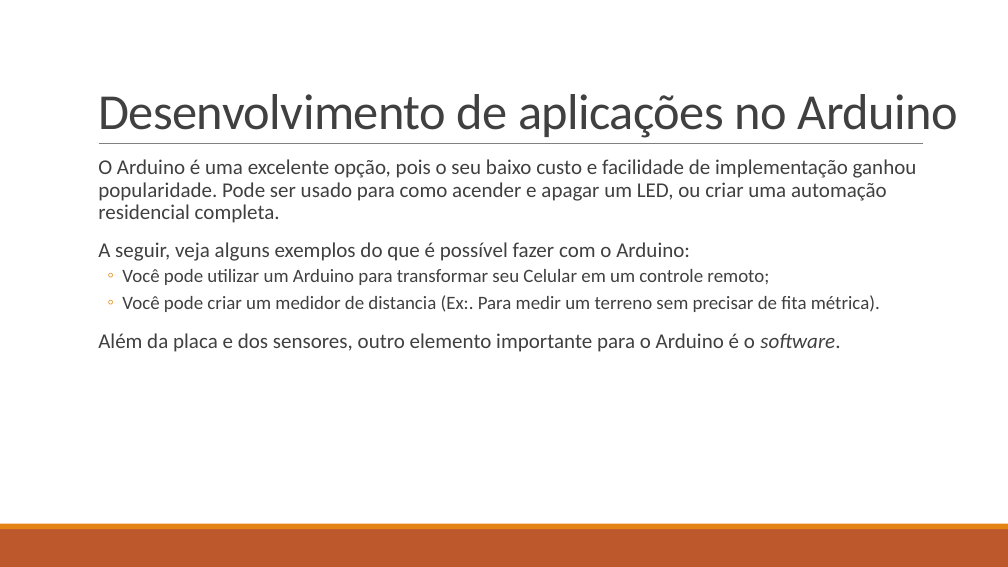
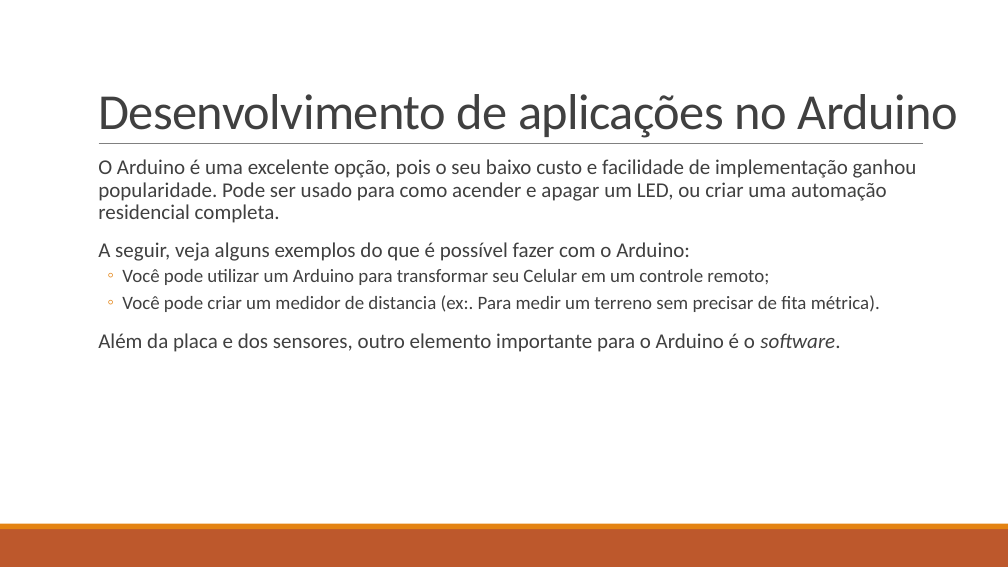
Before and after one commit to LucasHerculanoAmaro/Minhas-Aulas, a slide deck: slide 17 of Eugenio Mariz de Oliveira Netto/Programação de Aplicativos Mobile II/Aula 9/Introdução à Internet das Coisas na plataforma Arduíno.pptx. Drawn at 1008x567 pixels with LibreOffice and Linux fonts; fonts in the diff are those of the drawing. Boxes give left, top, right and bottom in pixels: in the first picture for what was removed or moved away, otherwise in the second. Text is boxed around its words. In the diff, an @@ line names an element or a change of style, - is before the commit and + after.

```diff
--- a/Eugenio Mariz de Oliveira Netto/Programação de Aplicativos Mobile II/Aula 9/Introdução à Internet das Coisas na plataforma Arduíno.pptx
+++ b/Eugenio Mariz de Oliveira Netto/Programação de Aplicativos Mobile II/Aula 9/Introdução à Internet das Coisas na plataforma Arduíno.pptx
@@ text at (122,295,880,312): text changed @@
-  ◦ Você pode criar um medidor de distancia (Ex:. Para medir um terreno sem precisar de fita métrica).
+  ◦ Você pode criar um medidor de distancia (ex:. Para medir um terreno sem precisar de fita métrica).
```
Also in this commit, not shown: 3 other slides changed.
